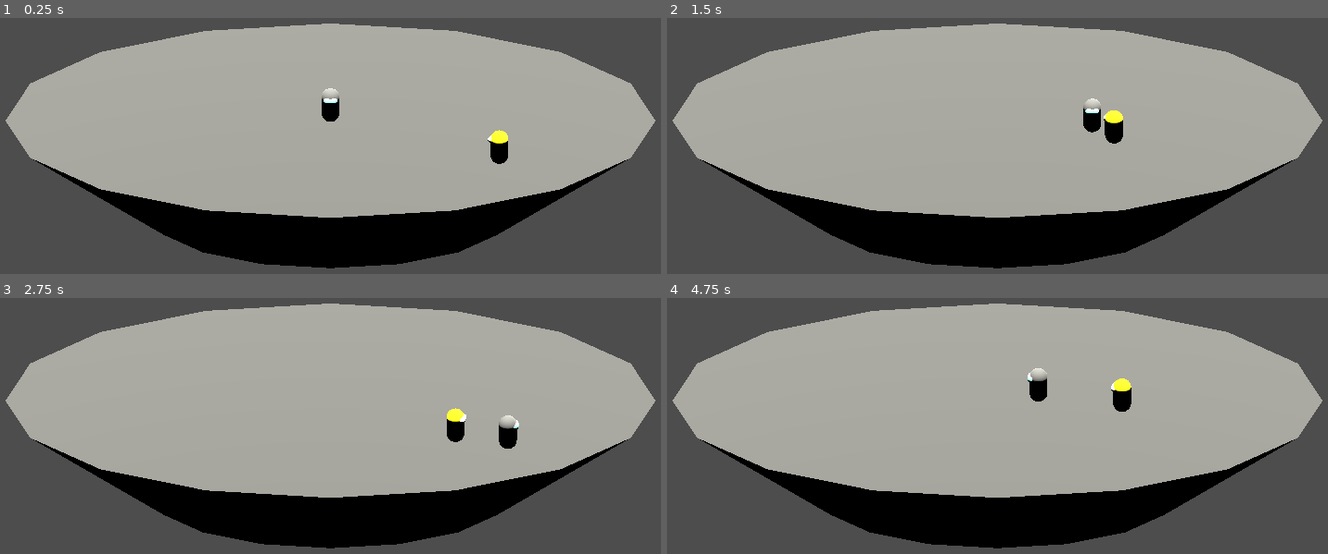
Above: before the commit, frames 1-4 (two rows, left to right).
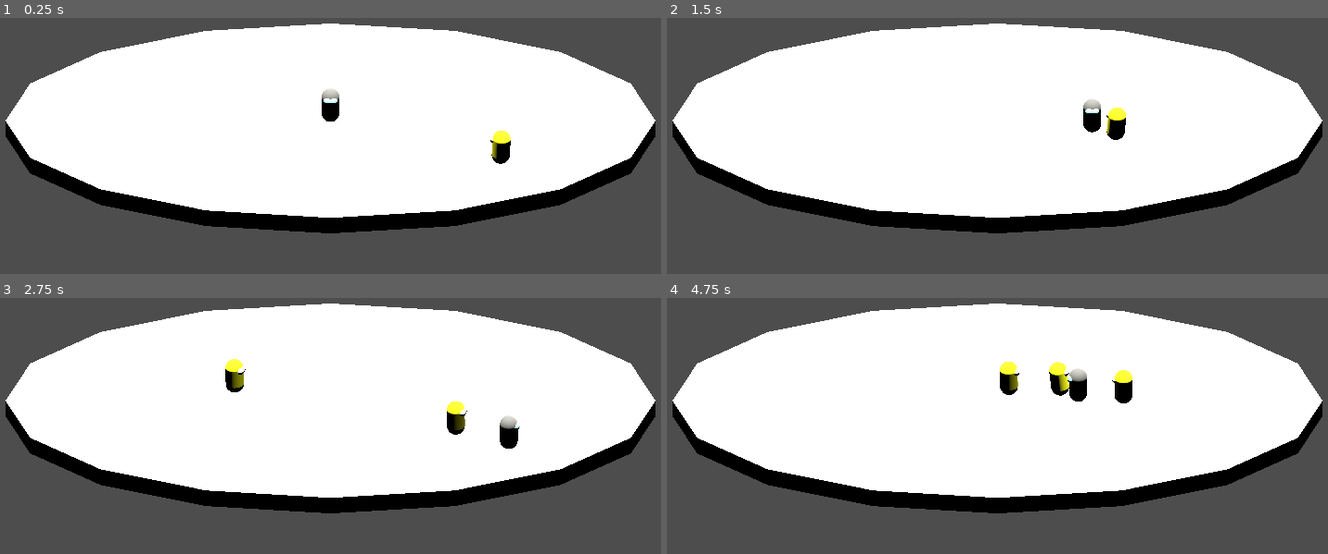
Above: after the commit, the same moments.

Repository: SaraLunaDev/Proyecto-Manhattan
Game: Godot game, scene res://Scenes/mundo.tscn
Two runs of this game, one before a commit and one after it. Both use one fixed random seed, a clock stepped at 60 frames per second and the inputs below.
Inputs:
- Up to frame 1 (0.25 s): no input
- Up to frame 2 (1.5 s): hold D (derecha) 0.53-1.28 s; hold S (abajo) from 1.28 s (still down)
- Up to frame 3 (2.75 s): release S (abajo) at 2.03 s; hold D (derecha) from 2.03 s (still down)
- Up to frame 4 (4.75 s): release D (derecha) at 2.78 s; hold W (arriba) 2.78-3.53 s; hold A (izquierda) from 3.53 s (still down)

The runs differ from the first frame. In frame 1, 65% of the frame differs, in the area x 0-100%, y 2-98%; in frame 2, 65%; in frame 3, 65%; in frame 4, 65%.

Commit message:
jugador enemigos y spawn

Diff:
--- a/Scenes/Enemigos/enemigo_1.tscn
+++ b/Scenes/Enemigos/enemigo_1.tscn
@@ -20,6 +20,8 @@
 height = 3.5
 
 [node name="Enemigo1" type="CharacterBody3D" unique_id=624671194 groups=["enemigo"]]
+collision_layer = 4
+collision_mask = 7
 script = ExtResource("1_apwrj")
 
 [node name="Colision" type="CollisionShape3D" parent="." unique_id=1011292639]
@@ -41,3 +43,6 @@
 [node name="CollisionShape3D" type="CollisionShape3D" parent="Area3D" unique_id=766747387]
 transform = Transform3D(1, 0, 0, 0, 1, 0, 0, 0, 1, 0, 0.75, 0)
 shape = SubResource("CapsuleShape3D_apwrj")
+
+[node name="Agente" type="NavigationAgent3D" parent="." unique_id=314535809]
+debug_path_custom_color = Color(1, 0, 0, 1)
--- a/Scenes/jugador.tscn
+++ b/Scenes/jugador.tscn
@@ -17,6 +17,8 @@
 albedo_color = Color(0.56078434, 1, 1, 1)
 
 [node name="Jugador" type="CharacterBody3D" unique_id=1492616832 groups=["jugador"]]
+collision_layer = 2
+collision_mask = 5
 script = ExtResource("1_5ydob")
 
 [node name="Colision" type="CollisionShape3D" parent="." unique_id=938434462]
--- a/Scenes/mundo.tscn
+++ b/Scenes/mundo.tscn
@@ -1,36 +1,48 @@
 [gd_scene format=3 uid="uid://drichfimvmgkt"]
 
 [ext_resource type="PackedScene" uid="uid://dhfo0h8c5e80v" path="res://Scenes/jugador.tscn" id="1_4cw5y"]
+[ext_resource type="Script" uid="uid://b3myd05m4r2a0" path="res://Scripts/Managers/spawn_manager.gd" id="1_gqidu"]
 [ext_resource type="PackedScene" uid="uid://drb3hy16ggec2" path="res://Scenes/Enemigos/enemigo_1.tscn" id="2_uqtxj"]
 
-[sub_resource type="CylinderMesh" id="CylinderMesh_wlvdl"]
-lightmap_size_hint = Vector2i(944, 354)
-top_radius = 18.0
-bottom_radius = 10.0
-height = 6.0
-radial_segments = 16
-
-[sub_resource type="StandardMaterial3D" id="StandardMaterial3D_wlvdl"]
-albedo_color = Color(0.28118682, 0.28118688, 0.28118682, 1)
+[sub_resource type="NavigationMesh" id="NavigationMesh_uqtxj"]
+vertices = PackedVector3Array(15.75, 0.5, 4.2, 16.25, 0.5, 4.2, 17.5, 0.5, 0.6999998, 16.25, 0.5, -4.05, 12.75, 0.5, -7.3, 7.25, 0.5, -9.55, -17.5, 0.5, -0.5500002, -16.25, 0.5, 4.2, -15.75, 0.5, 4.2, -12.75, 0.5, -7.3, -16.25, 0.5, -4.05, -6.25, 0.5, -9.8, 2, 0.5, -10.3, -12.5, 0.5, 7.45, -6.75, 0.5, 9.7, -2.75, 0.5, 10.2, 6.75, 0.5, 9.7, 12.5, 0.5, 7.45)
+polygons = [PackedInt32Array(1, 0, 2), PackedInt32Array(2, 0, 3), PackedInt32Array(3, 0, 4), PackedInt32Array(4, 0, 5), PackedInt32Array(8, 7, 6), PackedInt32Array(10, 9, 6), PackedInt32Array(6, 9, 11), PackedInt32Array(5, 11, 12), PackedInt32Array(8, 6, 13), PackedInt32Array(13, 6, 14), PackedInt32Array(14, 6, 15), PackedInt32Array(16, 15, 0), PackedInt32Array(0, 15, 5), PackedInt32Array(5, 15, 11), PackedInt32Array(11, 15, 6), PackedInt32Array(0, 17, 16)]
 
 [node name="Mundo" type="Node3D" unique_id=1887002618]
+
+[node name="SpawnManager" type="Node3D" parent="." unique_id=251638114 node_paths=PackedStringArray("temporizador_spawn")]
+script = ExtResource("1_gqidu")
+enemigos = Array[PackedScene]([ExtResource("2_uqtxj")])
+temporizador_spawn = NodePath("../TemporizadorSpawn")
 
 [node name="Luz" type="DirectionalLight3D" parent="." unique_id=1692816446]
 transform = Transform3D(1, 0, 0, 0, -4.371139e-08, 1, 0, -1, -4.371139e-08, 0, 27, 0)
 light_color = Color(0.9222459, 0.91938186, 0.8812527, 1)
 light_energy = 6.0
 
-[node name="Jugador" parent="." unique_id=1492616832 instance=ExtResource("1_4cw5y")]
-
 [node name="Camara" type="Camera3D" parent="." unique_id=268590377]
 transform = Transform3D(1, 0, 0, 0, 0.86602545, 0.49999997, 0, -0.49999997, 0.86602545, 0, 19, 31)
 projection = 1
 size = 23.051
 
-[node name="Base" type="MeshInstance3D" parent="." unique_id=187480035]
-transform = Transform3D(1, 0, 0, 0, 1, 0, 0, 0, 0.6, 0, -3, 0)
-mesh = SubResource("CylinderMesh_wlvdl")
-surface_material_override/0 = SubResource("StandardMaterial3D_wlvdl")
+[node name="NavigationRegion3D" type="NavigationRegion3D" parent="." unique_id=553603247]
+navigation_mesh = SubResource("NavigationMesh_uqtxj")
 
-[node name="Enemigo1" parent="." unique_id=624671194 instance=ExtResource("2_uqtxj")]
+[node name="Jugador" parent="NavigationRegion3D" unique_id=1492616832 instance=ExtResource("1_4cw5y")]
+
+[node name="CSGSuelo" type="CSGCylinder3D" parent="NavigationRegion3D" unique_id=1497073952]
+transform = Transform3D(1, 0, 0, 0, 1, 0, 0, 0, 0.6, 0, -0.5, 0)
+use_collision = true
+collision_mask = 6
+radius = 18.0
+height = 1.0
+sides = 16
+
+[node name="Enemigo1" parent="NavigationRegion3D" unique_id=624671194 instance=ExtResource("2_uqtxj")]
 transform = Transform3D(1, 0, 0, 0, 1, 0, 0, 0, 1, 10, 0, 5)
+
+[node name="TemporizadorSpawn" type="Timer" parent="." unique_id=1286301521]
+wait_time = 2.0
+autostart = true
+
+[connection signal="timeout" from="TemporizadorSpawn" to="SpawnManager" method="_on_temporizador_spawn_timeout"]
--- /dev/null
+++ b/Scripts/Managers/spawn_manager.gd
@@ -0,0 +1,34 @@
+extends Node3D
+class_name SpawnManager
+
+# Variables
+# -----------------------------------------------
+@export var enemigos: Array[PackedScene]
+@export var temporizador_spawn: Timer
+@export var enemigos_maximos = 4
+
+# Spawn de Enemigos
+# -----------------------------------------------
+func spawnear_enemigo() -> void:
+	# No spawnear si ya se llegó al maximo
+	var numero_enemigos = get_tree().get_nodes_in_group("enemigo")
+	if numero_enemigos.size() >= enemigos_maximos:
+		return
+
+	# Elegir un enemigo random de la lista de enemigos
+	var enemigo_rng = randf_range(0, enemigos.size())
+	var enemigo = enemigos.get(enemigo_rng).instantiate()
+
+	# Obtener una posicion random en el tablero
+	var posicion_spawn = Vector3.ZERO
+	posicion_spawn.x = randf_range(-8, 8)
+	posicion_spawn.z = randf_range(-3, 3)
+
+	# Instanciar el enemigo
+	enemigo.global_position = posicion_spawn
+	add_child(enemigo)
+
+# Se ejecuta cuando termina el temporizador
+# -----------------------------------------------
+func _on_temporizador_spawn_timeout() -> void:
+	spawnear_enemigo()
--- a/Scripts/enemigo.gd
+++ b/Scripts/enemigo.gd
@@ -1,18 +1,31 @@
 extends CharacterBody3D
+class_name Enemigo
 
+# Variables
+# -----------------------------------------------
 @export var velocidad = 3.0
 @export var aceleracion = 80.0
 
 @export_enum("Amarillo", "Rosa", "Verde", "Violeta") var color: int
 
 @onready var jugador = get_tree().get_first_node_in_group("jugador")
+@onready var agent: NavigationAgent3D = $Agente
 
+# Process
+# -----------------------------------------------
 func _physics_process(delta: float) -> void:
-	var direccion = global_position.direction_to(jugador.global_position)
+	# Establecer direccion destino del NavAgent
+	agent.target_position = jugador.global_transform.origin
 
-	velocity.x = move_toward(velocity.x, direccion.x * velocidad, aceleracion * delta)
-	velocity.z = move_toward(velocity.z, direccion.z * velocidad, aceleracion * delta)
+	# Obtener direccion dentro de los limites del NavRegion
+	var destino = agent.get_next_path_position()
+	var posicion = global_transform.origin
+	var direccion = (destino - posicion).normalized() * velocidad
 
+	# Movimiento hacia direccion con aceleracion
+	velocity = velocity.move_toward(direccion, aceleracion * delta)
+
+	# Rotar el enemigo hacia donde va su direccion
 	if direccion.length() > 0:
 		look_at(global_position + direccion, Vector3.UP, true)
 
--- a/Scripts/jugador.gd
+++ b/Scripts/jugador.gd
@@ -1,19 +1,28 @@
 extends CharacterBody3D
+class_name Jugador
 
+# Variables
+# -----------------------------------------------
 @export var velocidad = 7.0
 @export var aceleracion = 80.0
 
+# Process
+# -----------------------------------------------
 func _physics_process(delta: float) -> void:
+	# Obtener el Input de direccion
 	var input = Input.get_vector("izquierda", "derecha", "arriba", "abajo")
 	var direccion = (Vector3(input.x, 0, input.y)).normalized()
 
 	if (direccion):
+		# Movimiento hacia direccion con aceleracion
 		velocity.x = move_toward(velocity.x, direccion.x * velocidad, aceleracion * delta)
 		velocity.z = move_toward(velocity.z, direccion.z * velocidad, aceleracion * delta)
 	else:
+		# Pausar movimiento con deceleracion
 		velocity.x = move_toward(velocity.x, 0, aceleracion * delta)
 		velocity.z = move_toward(velocity.z, 0, aceleracion * delta)
 
+	# Rotar el jugador hacia donde va su direccion
 	if direccion.length() > 0:
 		look_at(global_position + direccion, Vector3.UP, true)
 
--- a/project.godot
+++ b/project.godot
@@ -55,6 +55,12 @@
 ]
 }
 
+[layer_names]
+
+3d_physics/layer_1="suelo"
+3d_physics/layer_2="jugador"
+3d_physics/layer_3="enemigo"
+
 [physics]
 
 3d/physics_engine="Jolt Physics"
Not shown, added: Scripts/Managers/spawn_manager.gd.uid
